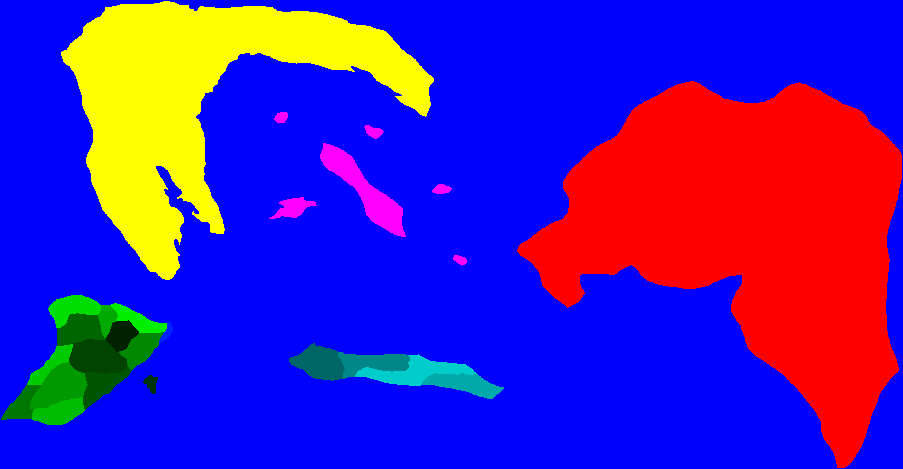
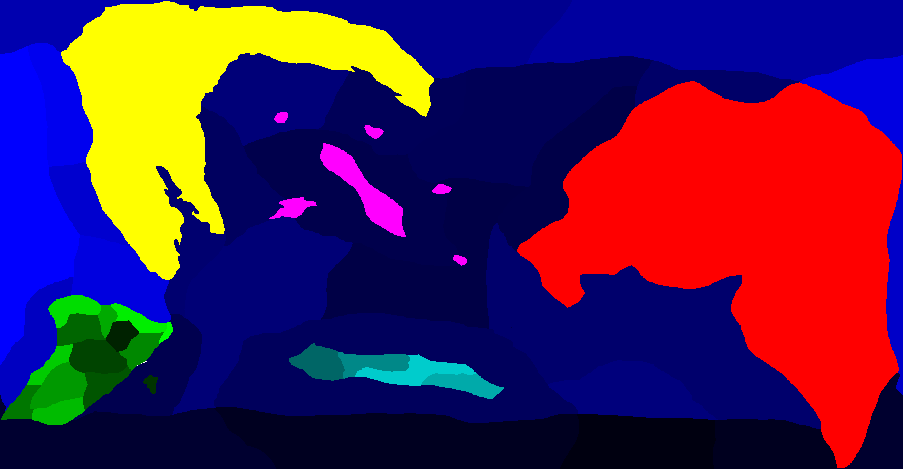
Two versions of the same layered image (903x469). Layer-by-layer changes:
renamed "Capa #1" to "region", painted on it over [0, 0, 903, 469]
added layer "continent" above "seas" over [1, 1, 902, 468]
added layer "seas" above "ocean" over [0, 0, 903, 469]
added layer "ocean" above "Capa" over [0, 0, 903, 469]
